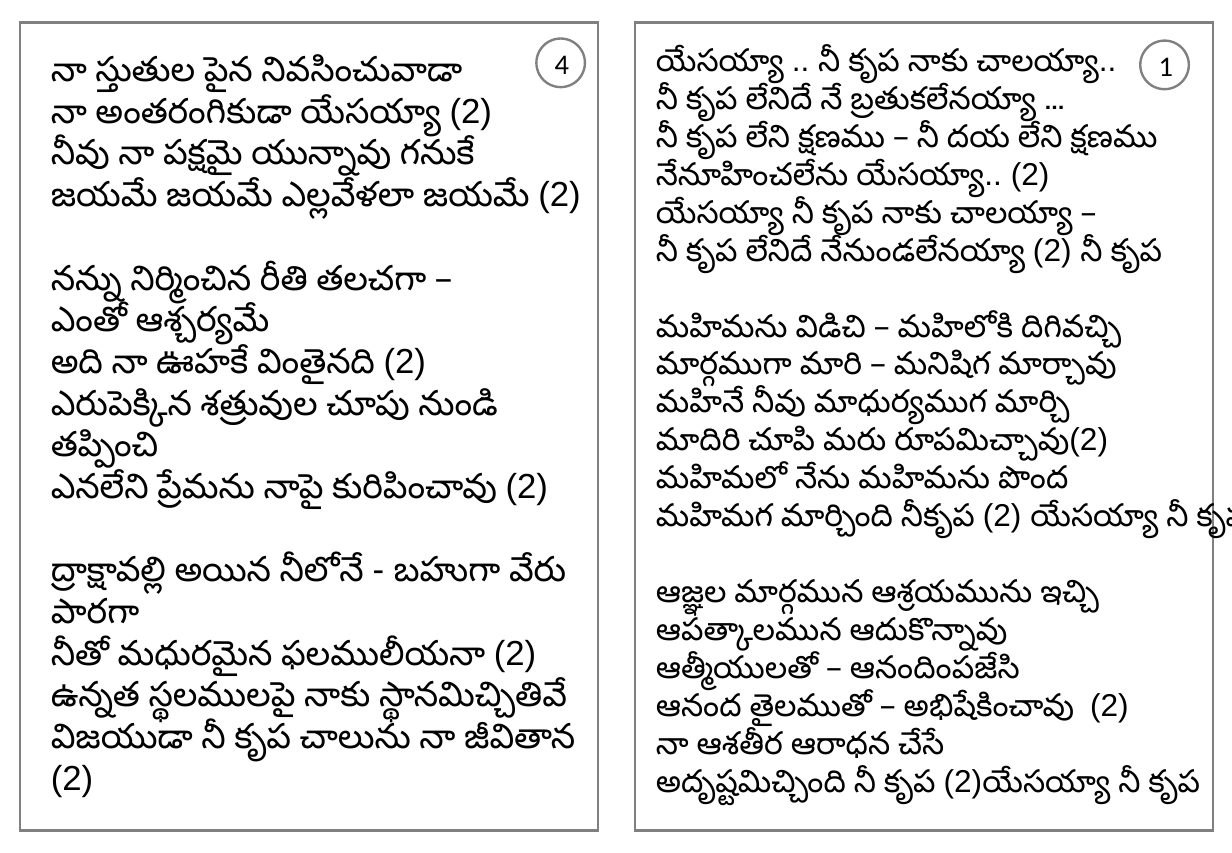
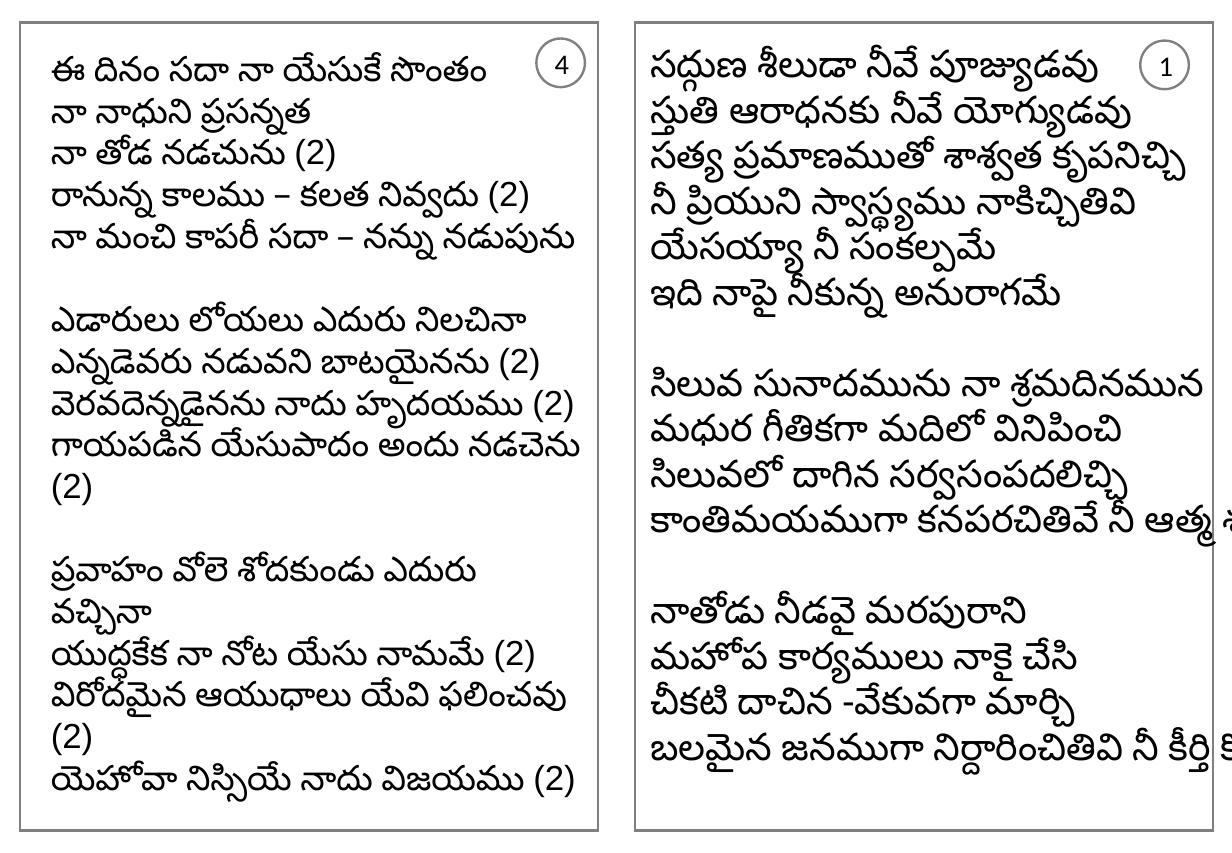
Before and after one commit to venu-webdev/songsDb, a slide deck: slide 1 of songsTemplate.pptx. Drawn at 1232x853 pixels with LibreOffice and Linux fonts; fonts in the diff are those of the drawing. Boxes give left, top, right and bottom in pixels: in the first picture for what was removed or moved away, otherwise in the second. Text is boxed around its words. In the diff, an @@ line names an element or a change of style, - is before the commit and + after.

```diff
--- a/songsTemplate.pptx
+++ b/songsTemplate.pptx
@@ text at (x1=51, y1=55, x2=581, y2=802): text changed @@
-నా స్తుతుల పైన నివసించువాడా
-నా అంతరంగికుడా యేసయ్యా (2)
-నీవు నా పక్షమై యున్నావు గనుకే
-జయమే జయమే ఎల్లవేళలా జయమే (2)
-నన్ను నిర్మించిన రీతి తలచగా –
-ఎంతో ఆశ్చర్యమే
-అది నా ఊహకే వింతైనది (2)
-ఎరుపెక్కిన శత్రువుల చూపు నుండి తప్పించి
-ఎనలేని ప్రేమను నాపై కురిపించావు (2)
-ద్రాక్షావల్లి అయిన నీలోనే - బహుగా వేరు పారగా
-నీతో మధురమైన ఫలములీయనా (2)
-ఉన్నత స్థలములపై నాకు స్థానమిచ్చితివే
-విజయుడా నీ కృప చాలును నా జీవితాన (2)
+ఈ దినం సదా నా యేసుకే సొంతం
+నా నాధుని ప్రసన్నత
+నా తోడ నడచును (2)
+రానున్న కాలము – కలత నివ్వదు (2)
+నా మంచి కాపరీ సదా – నన్ను నడుపును
+ఎడారులు లోయలు ఎదురు నిలచినా
+ఎన్నడెవరు నడువని బాటయైనను (2)
+వెరవదెన్నడైనను నాదు హృదయము (2)
+గాయపడిన యేసుపాదం అందు నడచెను (2)
+ప్రవాహం వోలె శోదకుండు ఎదురు వచ్చినా
+యుద్ధకేక నా నోట యేసు నామమే (2)
+విరోదమైన ఆయుధాలు యేవి ఫలించవు (2)
+యెహోవా నిస్సియే నాదు విజయము (2)
@@ text at (x1=650, y1=50, x2=1232, y2=775): text changed; size 20 to 24 pt @@
-యేసయ్యా .. నీ కృప నాకు చాలయ్యా..
-నీ కృప లేనిదే నే బ్రతుకలేనయ్యా …
-నీ కృప లేని క్షణము – నీ దయ లేని క్షణము
-నేనూహించలేను యేసయ్యా.. (2)
-యేసయ్యా నీ కృప నాకు చాలయ్యా –
-నీ కృప లేనిదే నేనుండలేనయ్యా (2) నీ కృప
-మహిమను విడిచి – మహిలోకి దిగివచ్చి
-మార్గముగా మారి – మనిషిగ మార్చావు
-మహినే నీవు మాధుర్యముగ మార్చి
-మాదిరి చూపి మరు రూపమిచ్చావు(2)
-మహిమలో నేను మహిమను పొంద
-మహిమగ మార్చింది నీకృప (2) యేసయ్యా నీ కృప
-ఆజ్ఞల మార్గమున ఆశ్రయమును ఇచ్చి
-ఆపత్కాలమున ఆదుకొన్నావు
-ఆత్మీయులతో – ఆనందింపజేసి
-ఆనంద తైలముతో – అభిషేకించావు (2)
-నా ఆశతీర ఆరాధన చేసే
-అదృష్టమిచ్చింది నీ కృప (2)యేసయ్యా నీ కృప
+సద్గుణ శీలుడా నీవే పూజ్యుడవు
+స్తుతి ఆరాధనకు నీవే యోగ్యుడవు
+సత్య ప్రమాణముతో శాశ్వత కృపనిచ్చి
+నీ ప్రియుని స్వాస్థ్యము నాకిచ్చితివి
+యేసయ్యా నీ సంకల్పమే
+ఇది నాపై నీకున్న అనురాగమే
+సిలువ సునాదమును నా శ్రమదినమున
+మధుర గీతికగా మదిలో వినిపించి
+సిలువలో దాగిన సర్వసంపదలిచ్చి
+కాంతిమయముగా కనపరచితివే నీ ఆత్మ శక్తితో
+నాతోడు నీడవై మరపురాని
+మహోప కార్యములు నాకై చేసి
+చీకటి దాచిన -వేకువగా మార్చి
+బలమైన జనముగా నిర్దారించితివి నీ కీర్తి కొరకే
```
Also in this commit, not shown: 1 other slide changed, 5 other files.
